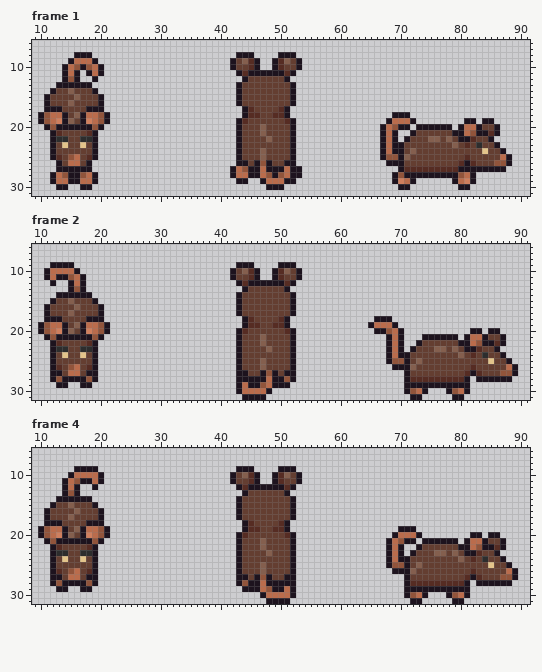
Animated GIF sprite, stored at sprite/animal/rodent/preview.gif. The picture above is the old version.
The file is 96x32 pixels, 4 frames. Colours within 5 levels of each other are drawn and written as one. Shown: frame 1: x 9..91, y 6..31; frame 2: x 9..91, y 6..31; frame 4: x 9..91, y 6..31. The commit also changed other frames, which this record leaves out.
The same view after the edit:
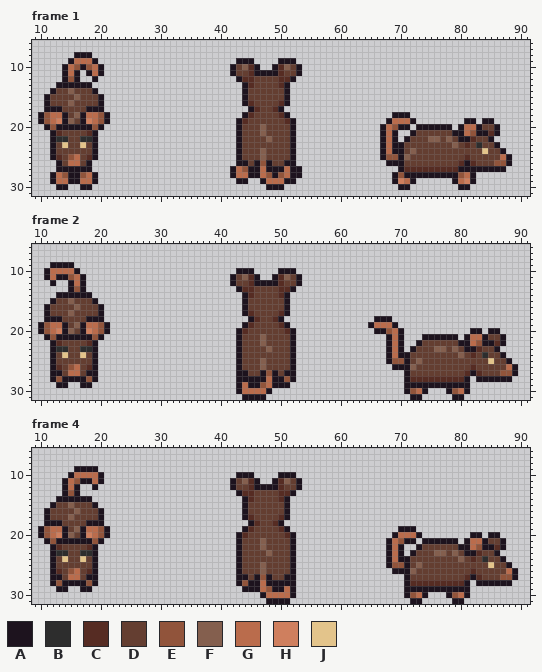
Palette (. is transparent): A #1d131e  B #2d2d2d  C #562c23  D #643e31  E #91543b  F #845f4e  G #ba6c4c  H #cf7f5e  J #e3c48b
What changed:
Changed rows in their new state; - is an unchanged pixel.
Frame 1:
first column x 42:
 8 -...----...-
 9 .AAA.--.AAA.
10 --F------F--
11 ADDC----CDDA
12 -ACC----CCA-
13 -.AC----CA.-
14 -.A------A.-
15 -.A------A.-
16 -.AC----CA.-
17 --.AC--CA.--
18 ----D--D----
Frame 2:
first column x 42:
 9 -...----...-
10 .AAA.--.AAA.
11 --F------F--
12 ADDC----CDDA
13 -ACC----CCA-
14 -.AC----CA.-
15 -.A------A.-
16 -.A------A.-
17 -.AC----CA.-
18 --.AC--CA.--
19 ----D--D----
Frame 4: the same change as frame 2
